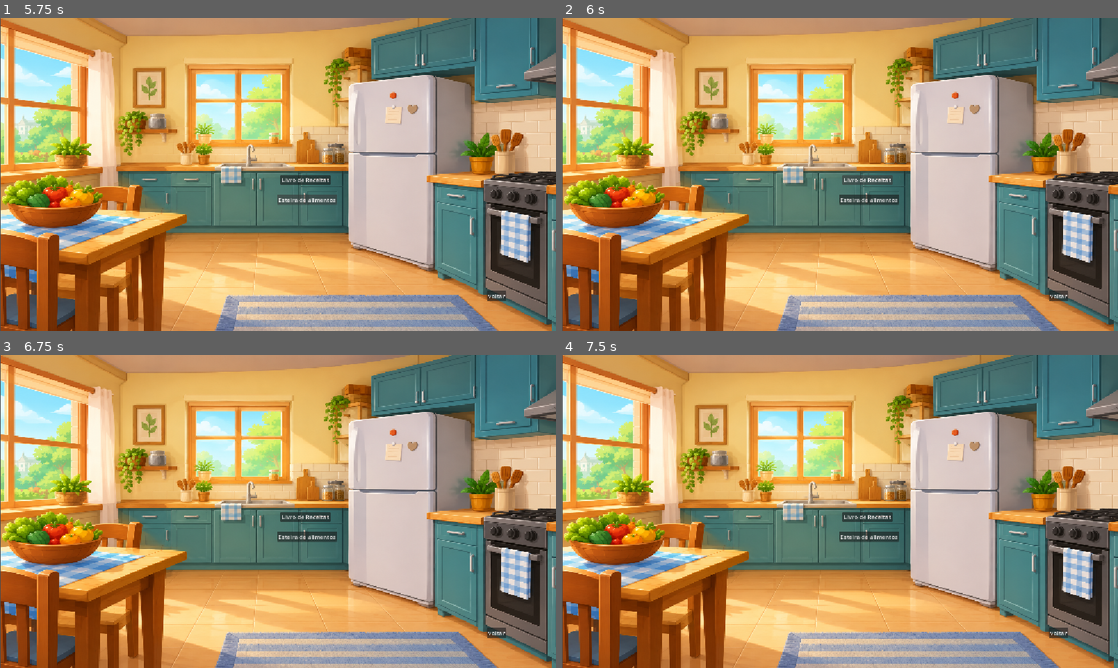
Above: before the commit, frames 1-4 (two rows, left to right).
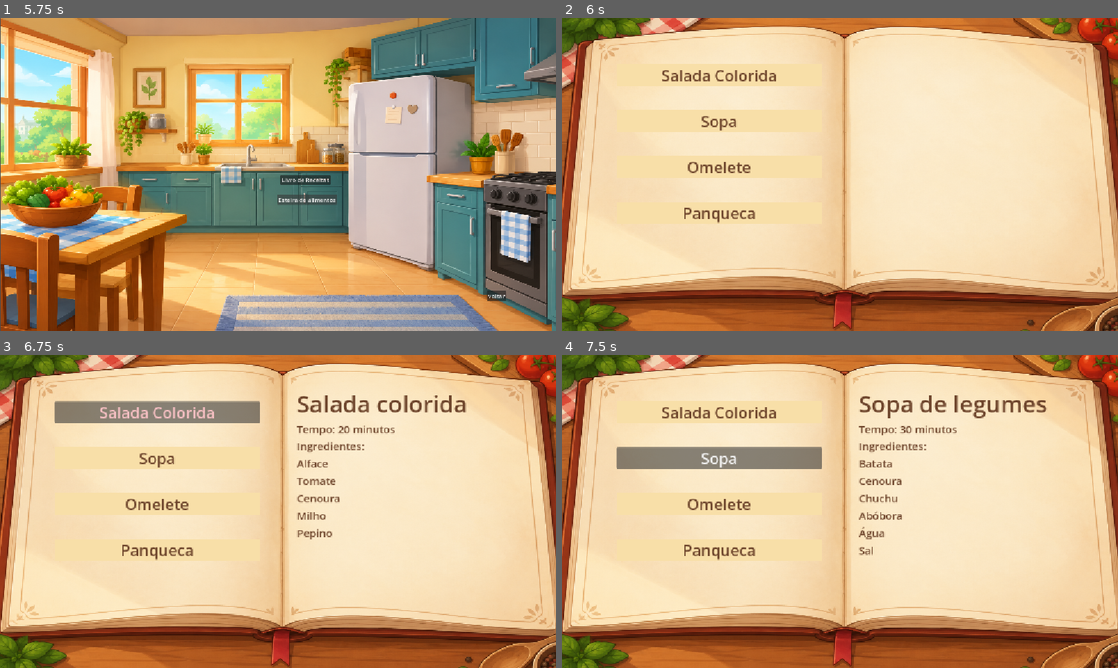
Above: after the commit, the same moments.

Repository: caiodasilveira1-design/Projeto-Final
Game: Godot game, scene res://menu_inicial.tscn
Two runs of this game, one before a commit and one after it. Both use one fixed random seed, a clock stepped at 60 frames per second and the inputs below.
Inputs (mouse positions are in pixels of both pictures, inside the frame that each line leads up to):
- Up to frame 1 (5.75 s): click "Jogos" at 0.5 s; click "voltar" at 1.25 s; click "configurações" at 2 s; click "voltar" at 2.75 s; click "Progresso" at 3.5 s; click "Voltar" at 4.25 s; click "Jogos" at 5 s
- Up to frame 2 (6 s): click "Livro de Receitas" at 5.75 s
- Up to frame 3 (6.75 s): click (155, 411) at 6.5 s, where only the run after the commit has a clickable "Salada Colorida"
- Up to frame 4 (7.5 s): click (717, 458) at 7.25 s, where only the run after the commit has a clickable "Sopa"

Frame 1 is identical in both runs. In frame 2, 96% of the frame differs, in the area x 0-100%, y 0-100%; in frame 3, 96%; in frame 4, 96%.

Commit message:
receitas

Diff:
--- /dev/null
+++ b/projeto-final/CatalogooReceitas.gd
@@ -0,0 +1,61 @@
+extends Control
+
+
+var receitas = {
+	"Salada": {
+		"nome": "Salada colorida",
+		"tempo": "Tempo: 20 minutos",
+		"ingredientes": ["Alface", "Tomate", "Cenoura", "Milho", "Pepino"]
+	},
+
+	"Sopa": {
+		"nome": "Sopa de legumes",
+		"tempo": "Tempo: 30 minutos",
+		"ingredientes": ["Batata", "Cenoura", "Chuchu", "Abóbora", "Água", "Sal"]
+	},
+
+	"Omelete": {
+		"nome": "Omelete de espinafre",
+		"tempo": "Tempo: 15 minutos",
+		"ingredientes": ["Ovos", "Espinafre", "Queijo", "Sal", "Azeite"]
+	},
+
+	"Panqueca": {
+		"nome": "Panqueca de aveia",
+		"tempo": "Tempo: 10 minutos",
+		"ingredientes": ["Aveia", "Ovo", "Banana", "Leite", "Canela"]
+	},
+
+	"Bolo": {
+		"nome": "Bolo de cenoura",
+		"tempo": "Tempo: 40 minutos",
+		"ingredientes": [
+			"Cenoura",
+			"Ovos",
+			"Farinha de trigo",
+			"Açúcar",
+            "Óleo"
+		]
+	}
+
+}
+
+func _ready():
+	$ListaReceitas/Salada.pressed.connect(func(): mostrar_receita("Salada"))
+	$ListaReceitas/Sopa.pressed.connect(func(): mostrar_receita("Sopa"))
+	$ListaReceitas/Omelete.pressed.connect(func(): mostrar_receita("Omelete"))
+	$ListaReceitas/Panqueca.pressed.connect(func(): mostrar_receita("Panqueca"))
+
+
+func mostrar_receita(id_receita: String):
+	var receita = receitas[id_receita]
+
+	$Detalhes/NomeReceita.text = receita["nome"]
+	$Detalhes/Tempo.text = receita["tempo"]
+
+	var texto_ingredientes = "Ingredientes:\n"
+
+	for ingrediente in receita["ingredientes"]:
+		texto_ingredientes += ingrediente + "\n"
+
+	$Detalhes/Ingredientes.text = texto_ingredientes
--- a/projeto-final/Livro de receitas e receitas/livro_de_receitas.tscn
+++ b/projeto-final/Livro de receitas e receitas/livro_de_receitas.tscn
@@ -1,6 +1,7 @@
 [gd_scene format=3 uid="uid://u4b87oy1vq5w"]
 
 [ext_resource type="Texture2D" uid="uid://cejb1rh7xgw7o" path="res://imagens do chat/livro de receitas.png" id="1_p2tgp"]
+[ext_resource type="Script" uid="uid://dk3yg34jyu6jp" path="res://CatalogooReceitas.gd" id="1_wlxxy"]
 
 [sub_resource type="StyleBoxFlat" id="StyleBoxFlat_wlxxy"]
 bg_color = Color(0.972549, 0.8745098, 0.65882355, 1)
@@ -10,6 +11,7 @@
 [node name="Catalogo  Receitas" type="Control" unique_id=636290605]
 layout_mode = 3
 anchors_preset = 0
+script = ExtResource("1_wlxxy")
 
 [node name="Livro" type="TextureRect" parent="." unique_id=652531984]
 layout_mode = 0
@@ -32,24 +34,71 @@
 theme_override_colors/font_color = Color(0.42745098, 0.26666668, 0.16862746, 1)
 theme_override_colors/font_focus_color = Color(0.972549, 0.8745098, 0.65882355, 1)
 theme_override_colors/font_pressed_color = Color(0.972549, 0.8745098, 0.65882355, 1)
+theme_override_colors/font_hover_color = Color(0.9722312, 0.7542833, 0.7682782, 1)
 theme_override_colors/font_disabled_color = Color(0.972549, 0.8745098, 0.65882355, 1)
+theme_override_colors/icon_pressed_color = Color(1, 0.76015854, 0.8038238, 1)
+theme_override_colors/icon_hover_pressed_color = Color(0.69411767, 0.4, 0.32156864, 1)
 theme_override_constants/h_separation = 8
 theme_override_font_sizes/font_size = 32
 theme_override_styles/normal = SubResource("StyleBoxFlat_wlxxy")
 text = "Salada Colorida"
 
-[node name="Sopa" type="Button" parent="ListaReceitas" unique_id=313776270]
+[node name="Sopa" type="Button" parent="ListaReceitas" unique_id=1580526762]
+custom_minimum_size = Vector2(50, 45)
 layout_mode = 2
+theme_override_colors/font_color = Color(0.42745098, 0.26666668, 0.16862746, 1)
+theme_override_colors/font_focus_color = Color(0.972549, 0.8745098, 0.65882355, 1)
+theme_override_colors/font_pressed_color = Color(0.972549, 0.8745098, 0.65882355, 1)
+theme_override_colors/font_disabled_color = Color(0.972549, 0.8745098, 0.65882355, 1)
+theme_override_constants/h_separation = 8
+theme_override_font_sizes/font_size = 32
+theme_override_styles/normal = SubResource("StyleBoxFlat_wlxxy")
 text = "Sopa"
 
-[node name="Omelete" type="Button" parent="ListaReceitas" unique_id=1979125353]
+[node name="Omelete" type="Button" parent="ListaReceitas" unique_id=2116499940]
+custom_minimum_size = Vector2(50, 45)
 layout_mode = 2
+theme_override_colors/font_color = Color(0.42745098, 0.26666668, 0.16862746, 1)
+theme_override_colors/font_focus_color = Color(0.972549, 0.8745098, 0.65882355, 1)
+theme_override_colors/font_pressed_color = Color(0.972549, 0.8745098, 0.65882355, 1)
+theme_override_colors/font_disabled_color = Color(0.972549, 0.8745098, 0.65882355, 1)
+theme_override_constants/h_separation = 8
+theme_override_font_sizes/font_size = 32
+theme_override_styles/normal = SubResource("StyleBoxFlat_wlxxy")
 text = "Omelete"
 
-[node name="Panqueca" type="Button" parent="ListaReceitas" unique_id=185460793]
+[node name="Panqueca" type="Button" parent="ListaReceitas" unique_id=289379560]
+custom_minimum_size = Vector2(50, 45)
 layout_mode = 2
-text = "Paqueca"
+theme_override_colors/font_color = Color(0.42745098, 0.26666668, 0.16862746, 1)
+theme_override_colors/font_focus_color = Color(0.972549, 0.8745098, 0.65882355, 1)
+theme_override_colors/font_pressed_color = Color(0.972549, 0.8745098, 0.65882355, 1)
+theme_override_colors/font_disabled_color = Color(0.972549, 0.8745098, 0.65882355, 1)
+theme_override_constants/h_separation = 8
+theme_override_font_sizes/font_size = 32
+theme_override_styles/normal = SubResource("StyleBoxFlat_wlxxy")
+text = "Panqueca"
 
-[node name="Musse" type="Button" parent="ListaReceitas" unique_id=851166097]
+[node name="Detalhes" type="VBoxContainer" parent="." unique_id=1733992505]
+layout_mode = 0
+offset_left = 615.0
+offset_top = 67.0
+offset_right = 1037.0
+offset_bottom = 518.0
+
+[node name="NomeReceita" type="Label" parent="Detalhes" unique_id=1005034541]
 layout_mode = 2
-text = "Musse fiet"
+theme_override_colors/font_color = Color(0.42745098, 0.26666668, 0.16862746, 1)
+theme_override_font_sizes/font_size = 48
+
+[node name="Tempo" type="Label" parent="Detalhes" unique_id=536855742]
+layout_mode = 2
+theme_override_colors/font_color = Color(0.42745098, 0.26666668, 0.16862746, 1)
+theme_override_font_sizes/font_size = 22
+
+[node name="Ingredientes" type="Label" parent="Detalhes" unique_id=1798067912]
+layout_mode = 2
+theme_override_colors/font_color = Color(0.42745098, 0.26666668, 0.16862746, 1)
+theme_override_constants/line_spacing = 5
+theme_override_font_sizes/font_size = 22
+autowrap_mode = 2
--- /dev/null
+++ b/projeto-final/Livro de receitas e receitas/menu_inicial.tscn
@@ -0,0 +1,69 @@
+[gd_scene format=3 uid="uid://dacrkwfg723ki"]
+
+[ext_resource type="Texture2D" uid="uid://b0sapugcxx4h7" path="res://imagens do chat/Menu inicial.png" id="1_j0vjx"]
+[ext_resource type="Script" uid="uid://d1abcl77unkxa" path="res://scripts/menu_inicial.gd" id="2_lidhf"]
+
+[sub_resource type="FontFile" id="FontFile_13656"]
+cache/0/variation_coordinates = {}
+cache/0/face_index = 0
+cache/0/embolden = 0.0
+cache/0/transform = Transform2D(1, 0, 0, 1, 0, 0)
+cache/0/spacing_top = 0
+cache/0/spacing_bottom = 0
+cache/0/spacing_space = 0
+cache/0/spacing_glyph = 0
+cache/0/baseline_offset = 0.0
+cache/0/16/0/ascent = 0.0
+cache/0/16/0/descent = 0.0
+cache/0/16/0/underline_position = 0.0
+cache/0/16/0/underline_thickness = 0.0
+cache/0/16/0/scale = 1.0
+cache/0/50/0/ascent = 0.0
+cache/0/50/0/descent = 0.0
+cache/0/50/0/underline_position = 0.0
+cache/0/50/0/underline_thickness = 0.0
+cache/0/50/0/scale = 1.0
+cache/0/15/0/ascent = 0.0
+cache/0/15/0/descent = 0.0
+cache/0/15/0/underline_position = 0.0
+cache/0/15/0/underline_thickness = 0.0
+cache/0/15/0/scale = 1.0
+cache/0/14/0/ascent = 0.0
+cache/0/14/0/descent = 0.0
+cache/0/14/0/underline_position = 0.0
+cache/0/14/0/underline_thickness = 0.0
+cache/0/14/0/scale = 1.0
+
+[node name="Menu inicial" type="Sprite2D" unique_id=1089880542]
+position = Vector2(577, 348.00003)
+scale = Vector2(0.7480468, 0.63233453)
+texture = ExtResource("1_j0vjx")
+script = ExtResource("2_lidhf")
+
+[node name="botao jogos" type="Button" parent="." unique_id=698423144]
+offset_left = -26.28199
+offset_top = 39.092754
+offset_right = 72.18798
+offset_bottom = 67.09276
+theme_override_fonts/font = SubResource("FontFile_13656")
+theme_override_font_sizes/font_size = 14
+text = "Jogos"
+
+[node name="configuracoes" type="Button" parent="." unique_id=1526079696]
+offset_left = -25.399477
+offset_top = 154.9812
+offset_right = 91.600525
+offset_bottom = 192.93579
+text = "configurações
+"
+
+[node name="progresso" type="Button" parent="." unique_id=803326580]
+offset_left = -22.72585
+offset_top = 98.04931
+offset_right = 62.27415
+offset_bottom = 129.04932
+text = "Progresso"
+
+[connection signal="pressed" from="botao jogos" to="." method="_on_button_pressed"]
+[connection signal="pressed" from="configuracoes" to="." method="_on_configuracoes_pressed"]
+[connection signal="pressed" from="progresso" to="." method="_on_progresso_pressed"]
--- a/projeto-final/scripts/jogos.gd
+++ b/projeto-final/scripts/jogos.gd
@@ -7,7 +7,7 @@
 
 
 func _on_livrodereceitas_pressed():
-	get_tree().change_scene_to_file("res://livro de receitas.tscn");
+	get_tree().change_scene_to_file("res://Livro de receitas e receitas/livro_de_receitas.tscn");
 
 
 
Not shown, added: projeto-final/CatalogooReceitas.gd.uid
